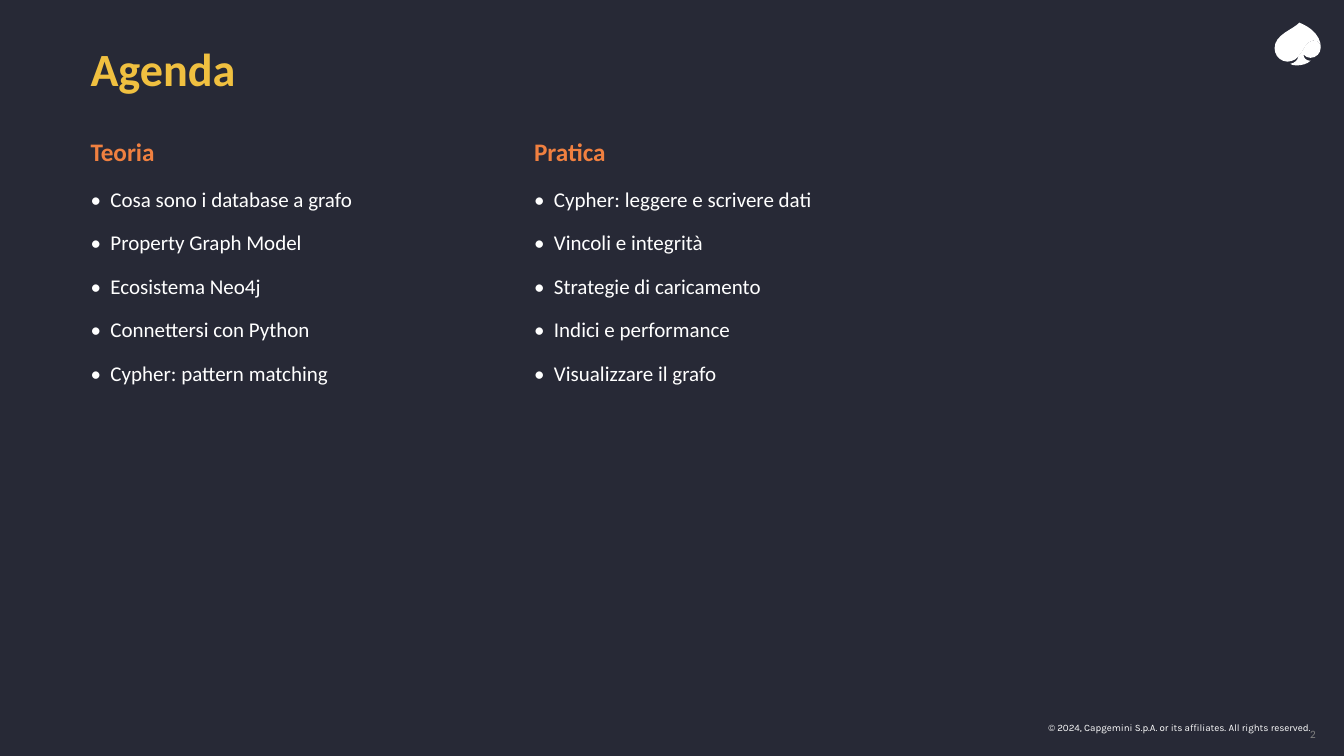
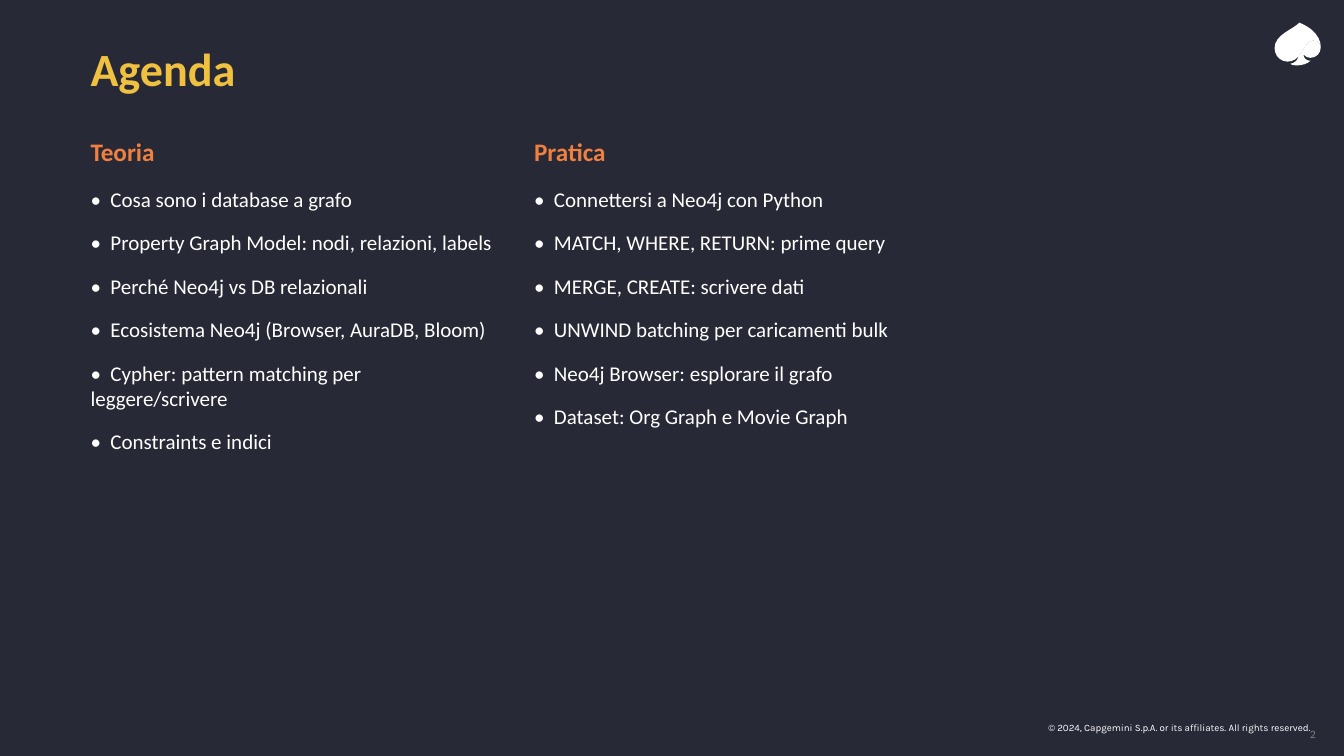
Before and after one commit to leobcc/neo4j-training-course-material, a slide deck: slide 2 of slides/session-01/session-01.pptx. Drawn at 1344x756 pixels with LibreOffice and Linux fonts; fonts in the diff are those of the drawing. Boxes give left, top, right and bottom in pixels: in the first picture for what was removed or moved away, otherwise in the second. Text is boxed around its words. In the diff, an @@ line names an element or a change of style, - is before the commit and + after.

```diff
--- a/slides/session-01/session-01.pptx
+++ b/slides/session-01/session-01.pptx
@@ text at bbox=[554, 192, 888, 428]: text changed @@
-• Cypher: leggere e scrivere dati
-• Vincoli e integrità
-• Strategie di caricamento
-• Indici e performance
-• Visualizzare il grafo
+• Connettersi a Neo4j con Python
+• MATCH, WHERE, RETURN: prime query
+• MERGE, CREATE: scrivere dati
+• UNWIND batching per caricamenti bulk
+• Neo4j Browser: esplorare il grafo
+• Dataset: Org Graph e Movie Graph
@@ text at bbox=[91, 235, 491, 449]: text changed @@
-• Property Graph Model
-• Ecosistema Neo4j
-• Connettersi con Python
-• Cypher: pattern matching
+• Property Graph Model: nodi, relazioni, labels
+• Perché Neo4j vs DB relazionali
+• Ecosistema Neo4j (Browser, AuraDB, Bloom)
+• Cypher: pattern matching per leggere/scrivere
+• Constraints e indici
```
Also in this commit, not shown: 5 other slides changed, 20 slides added, 12 slides removed.
